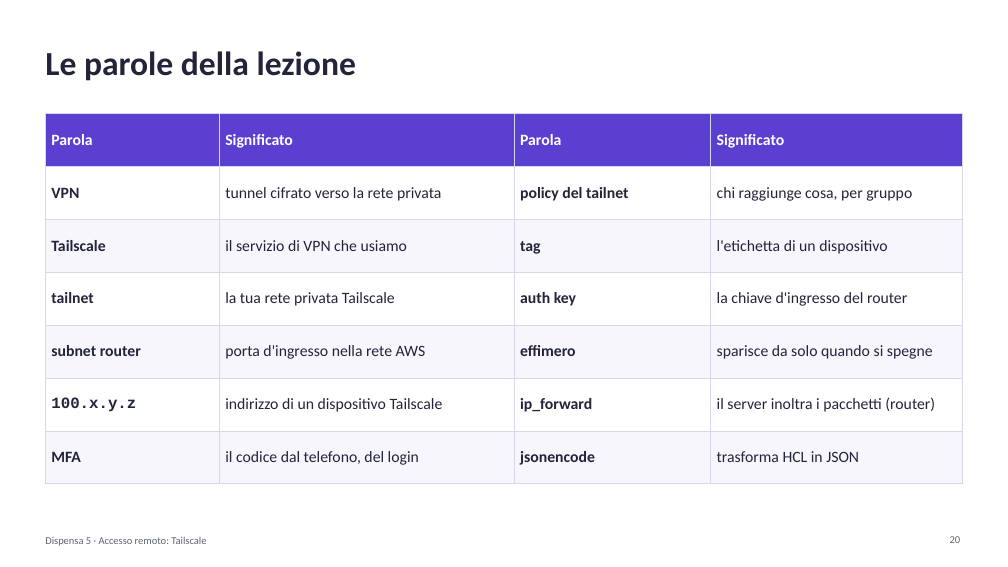
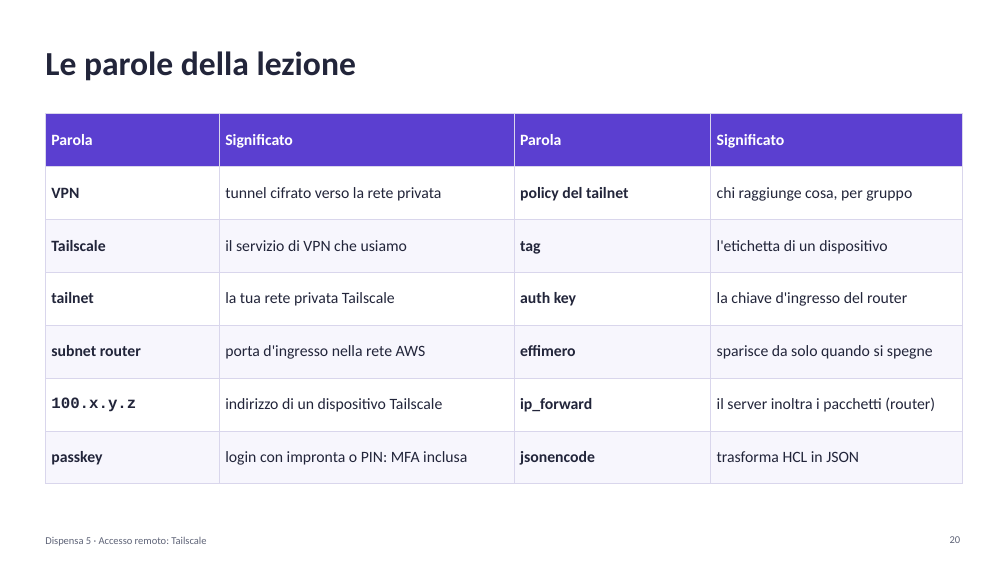
Before and after one commit to cereZ23/aws, a slide deck: slide 20 of slide/slide-5-tailscale.pptx. Drawn at 1008x567 pixels with LibreOffice and Linux fonts; fonts in the diff are those of the drawing. Boxes give left, top, right and bottom in pixels: in the first picture for what was removed or moved away, otherwise in the second. Text is boxed around its words. In the diff, an @@ line names an element or a change of style, - is before the commit and + after.

Commit message:
Lezione 5: login con passkey o account personale, nessun IdP aziendale richiesto

```diff
--- a/slide/slide-5-tailscale.pptx
+++ b/slide/slide-5-tailscale.pptx
@@ table at (x1=45, y1=113, x2=963, y2=469) @@
-row 7, column 1: MFA
+row 7, column 1: passkey
-row 7, column 2: il codice dal telefono, del login
+row 7, column 2: login con impronta o PIN: MFA inclusa
```
Also in this commit, not shown: 6 other slides changed, 1 slide added, 1 slide removed, 2 other files.
